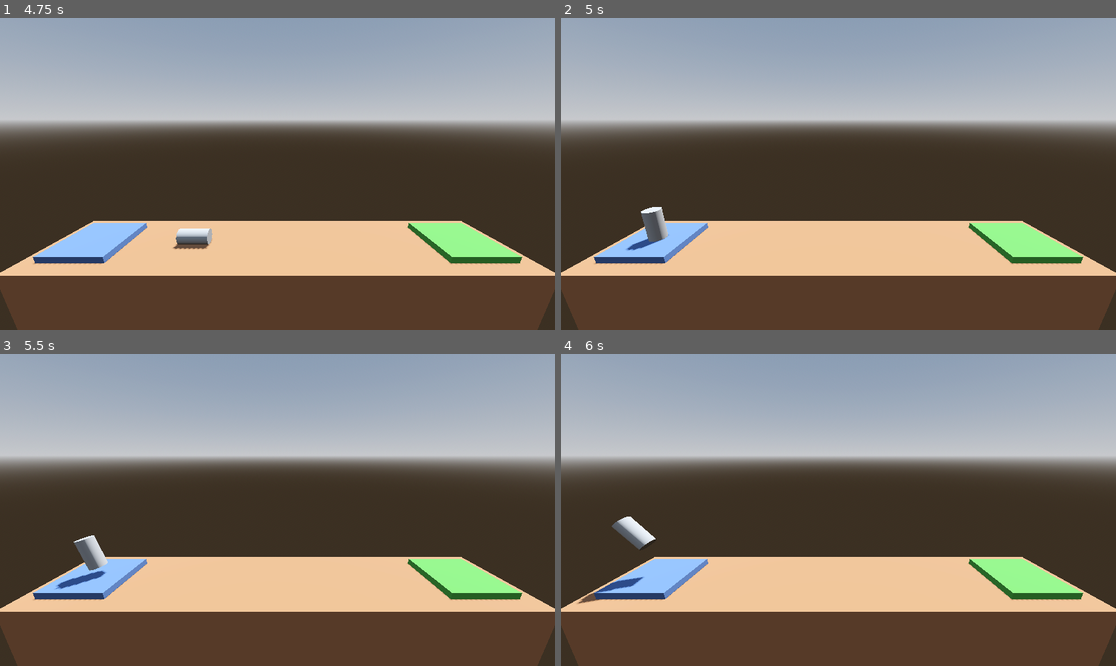
Above: before the commit, frames 1-4 (two rows, left to right).
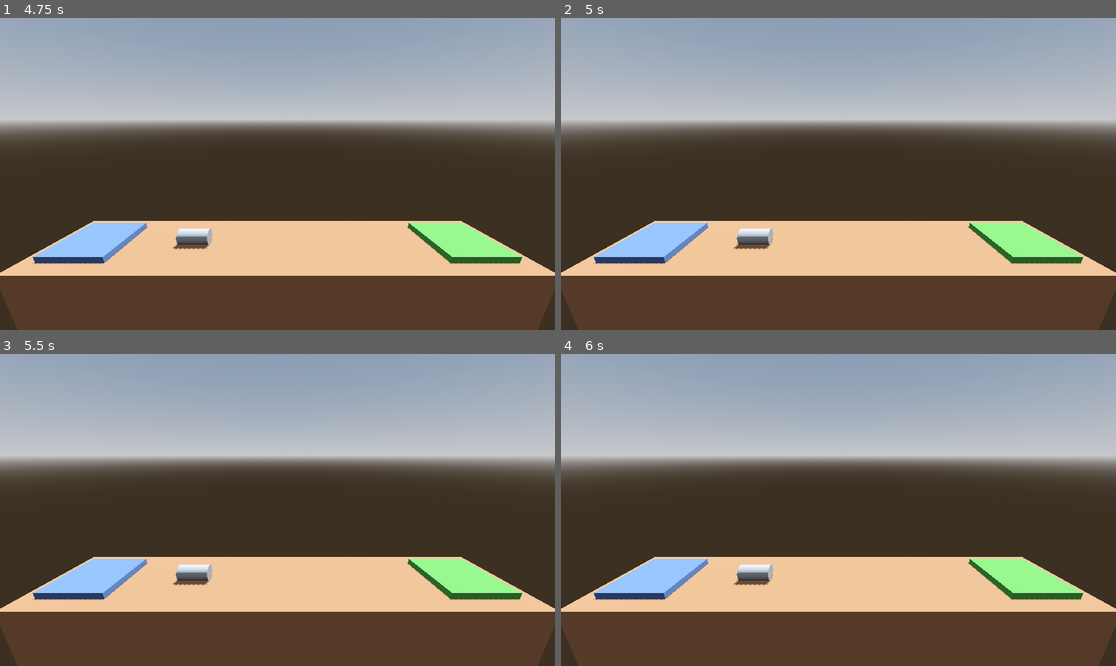
Above: after the commit, the same moments.

Repository: brianlove/Udemy-Godot-Project-Boost
Game: Godot game, scene res://Level/Level_01.tscn
Two runs of this game, one before a commit and one after it. Both use one fixed random seed, a clock stepped at 60 frames per second and the inputs below.
Inputs:
- Up to frame 1 (4.75 s): tap Enter at 0.5 s; hold Right (rotate_right) 0.53-1.28 s; hold Space (boost) 0.53-1.28 s; hold Left (rotate_left) 1.28-2.03 s; tap Space (boost) at 1.35, 2.85, 4.35 s; hold Space (boost) 2.03-2.78 s; hold Right (rotate_right) 2.03-3.53 s; hold Space (boost) 3.53-4.28 s; hold Left (rotate_left) from 3.53 s (still down)
- Up to frame 2 (5 s): keep holding Left (rotate_left)
- Up to frame 3 (5.5 s): keep holding Left (rotate_left); hold Space (boost) from 5.03 s (still down)
- Up to frame 4 (6 s): release Left (rotate_left) at 5.78 s; release Space (boost) at 5.78 s; hold Right (rotate_right) from 5.78 s (still down); tap Space (boost) at 5.85 s

Frame 1 is identical in both runs. In frame 2, 0.9% of the frame differs, in the area x 11-39%, y 60-75%; in frame 3, 1.0%; in frame 4, 1.1%, in the area x 2-39%, y 52-81%.

Commit message:
Add audio
Lessons 22-23

Diff:
--- a/Player.gd
+++ b/Player.gd
@@ -6,12 +6,21 @@
 ## How much rotational force to apply when orienting the rocket.
 @export var torque_thrust: float = 100.0
 
+@onready var explosion_audio: AudioStreamPlayer = $ExplosionAudio
+@onready var success_audio: AudioStreamPlayer = $SuccessAudio
+@onready var rocket_audio: AudioStreamPlayer3D = $RocketAudio
+#@onready var rocket_audio2: AudioStreamPlayer = $Rocket2
+
 var is_transitioning: bool = false
 
 # Called every frame. 'delta' is the elapsed time since the previous frame.
 func _process(delta: float) -> void:
 	if Input.is_action_pressed("boost"):
 		apply_central_force(basis.y * delta * thrust)
+		if not rocket_audio.playing:
+			rocket_audio.play()
+	else:
+		rocket_audio.stop()
 
 	if Input.is_action_pressed("rotate_left"):
 		apply_torque(Vector3(0.0, 0.0, torque_thrust * delta))
@@ -30,11 +39,12 @@
 
 func complete_level(next_level_file) -> void:
 	print("You win!")
+	success_audio.play()
 	set_process(false)
 	is_transitioning = true
 
 	var tween = create_tween()
-	tween.tween_interval(1.0)
+	tween.tween_interval(2.5)
 	tween.tween_callback(func(): get_tree().change_scene_to_file(next_level_file))
 	# Alternative callback:
 	#tween.tween_callback(get_tree().change_scene_to_file.bind(next_level_file))
@@ -42,10 +52,11 @@
 
 func crash_sequence() -> void:
 	print("Boom!")
+	explosion_audio.play()
 	is_transitioning = true
 	# Disable the `_process()` function to remove user control of the rocket
 	set_process(false)
 
 	var tween = create_tween()
-	tween.tween_interval(1.0)
+	tween.tween_interval(2.5)
 	tween.tween_callback(get_tree().reload_current_scene)
--- a/Player.tscn
+++ b/Player.tscn
@@ -1,6 +1,9 @@
-[gd_scene load_steps=4 format=3 uid="uid://bcmothrgy18wm"]
+[gd_scene load_steps=7 format=3 uid="uid://bcmothrgy18wm"]
 
 [ext_resource type="Script" path="res://Player.gd" id="1_k20ix"]
+[ext_resource type="AudioStream" uid="uid://b31lf6batrkdw" path="res://assets/SFX - Death Explosion.ogg" id="2_8b76y"]
+[ext_resource type="AudioStream" uid="uid://bvsjwuh85ckgb" path="res://assets/SFX - Success.ogg" id="3_hhbld"]
+[ext_resource type="AudioStream" uid="uid://brjwpyyh3j15" path="res://assets/SFX - Main engine thrust.ogg" id="4_svma6"]
 
 [sub_resource type="CylinderMesh" id="CylinderMesh_7c8fv"]
 
@@ -22,4 +25,18 @@
 [node name="CollisionShape3D" type="CollisionShape3D" parent="."]
 shape = SubResource("CylinderShape3D_yrnl0")
 
+[node name="ExplosionAudio" type="AudioStreamPlayer" parent="."]
+stream = ExtResource("2_8b76y")
+volume_db = -8.0
+
+[node name="SuccessAudio" type="AudioStreamPlayer" parent="."]
+stream = ExtResource("3_hhbld")
+volume_db = -4.0
+
+[node name="RocketAudio" type="AudioStreamPlayer3D" parent="."]
+stream = ExtResource("4_svma6")
+
+[node name="Rocket2" type="AudioStreamPlayer" parent="."]
+stream = ExtResource("4_svma6")
+
 [connection signal="body_entered" from="." to="." method="_on_body_entered"]
Not shown, added: assets/SFX - Death Explosion.ogg.import
Not shown, added: assets/SFX - Main engine thrust.ogg.import
Not shown, added: assets/SFX - Success.ogg.import
Not shown, added: assets/SFX - Death Explosion.ogg
Not shown, added: assets/SFX - Main engine thrust.ogg
Not shown, added: assets/SFX - Success.ogg
